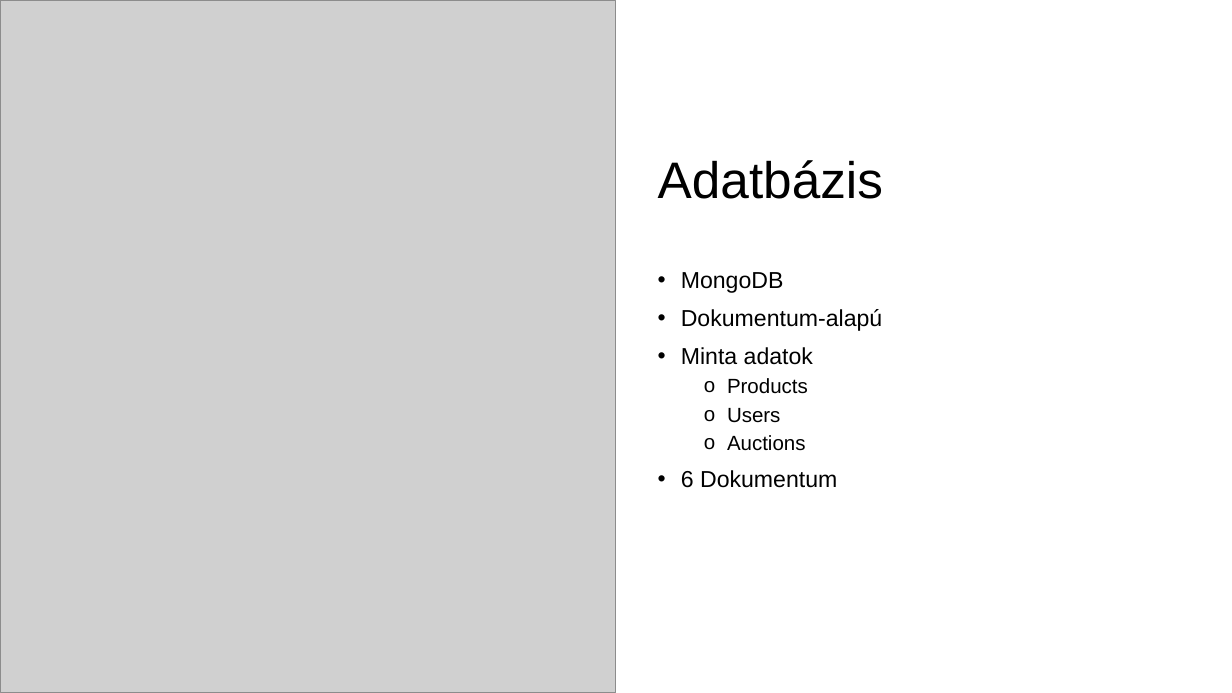
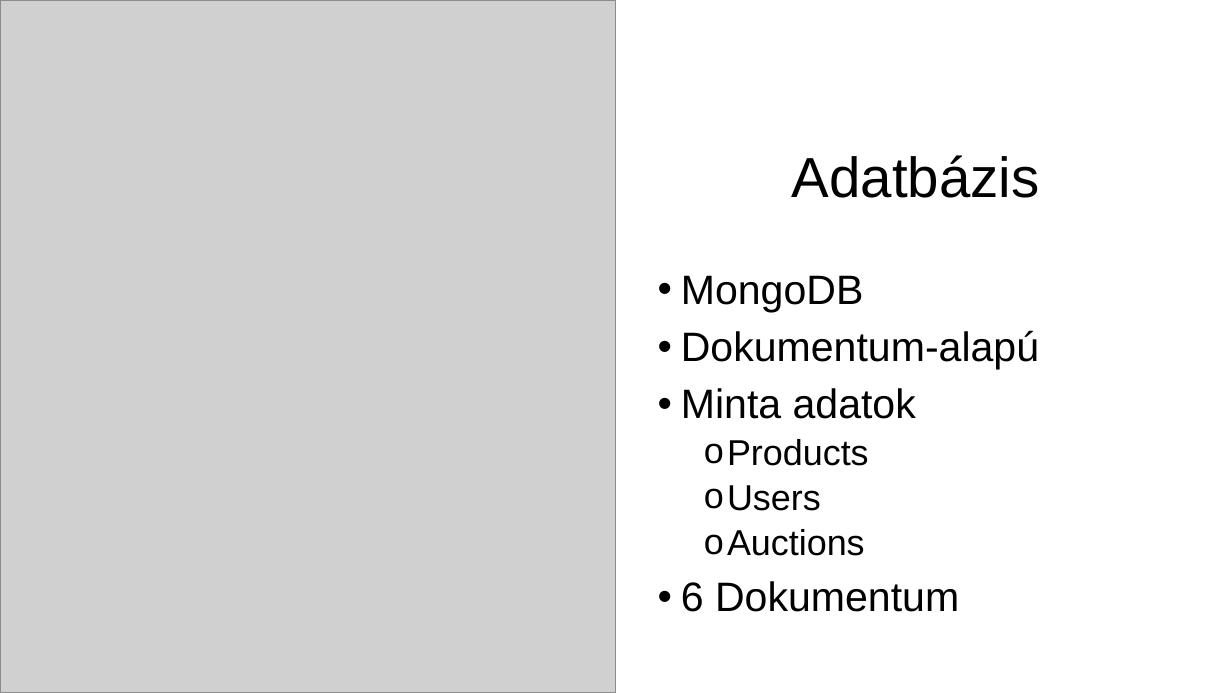
Before and after one commit to SzigetvariMark/pcweb, a slide deck: slide 11 of Bemutato.pptx (slide 4 before the commit). Drawn at 1232x693 pixels with LibreOffice and Linux fonts; fonts in the diff are those of the drawing; grey boxes stand for pictures. Boxes give left, top, right and bottom in pixels: in the first picture for what was removed or moved away, otherwise in the second. Text is boxed around its words. In the diff, an @@ line names an element or a change of style, - is before the commit and + after.

Commit message:
update powerpoint

```diff
--- a/Bemutato.pptx
+++ b/Bemutato.pptx
@@ title "Adatbázis" at (x1=792, y1=155, x2=1040, y2=198): size 40 to 44 pt; alignment left to centre @@
@@ text "MongoDB" at (x1=681, y1=275, x2=1039, y2=612): size 18 to 32 pt in "MongoDB", "Dokumentum-alapú", "Minta adatok", "6 Dokumentum"; size 16 to 28 pt in "Products", "Users", "Auctions" @@
```
Also in this commit, not shown: 4 other slides changed, 8 slides added.
